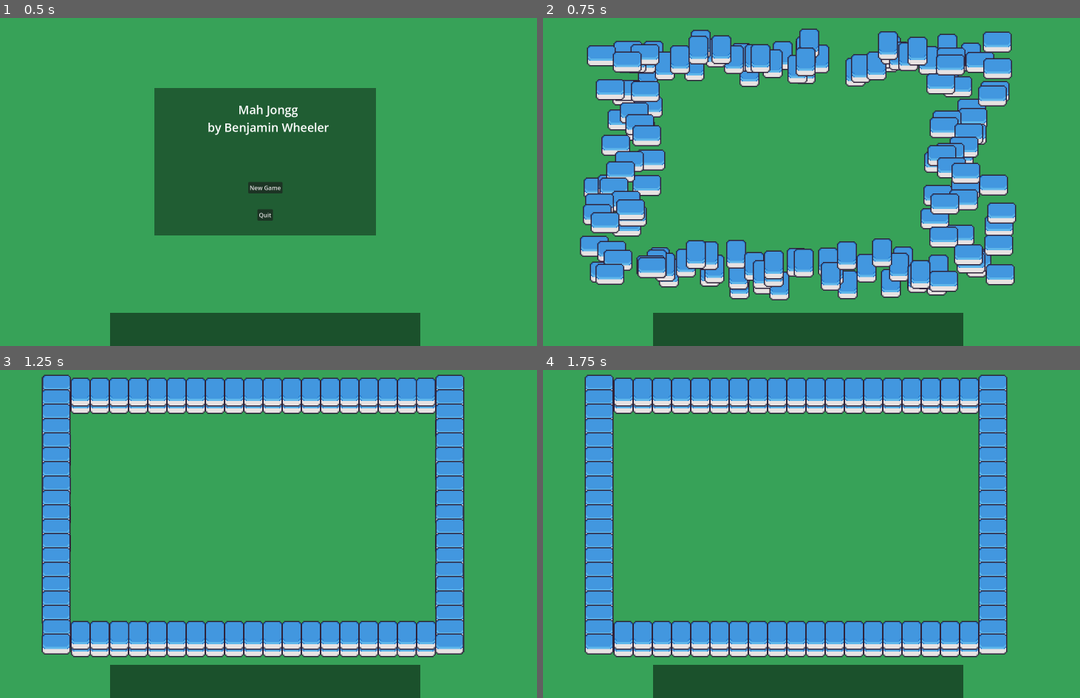
Above: before the commit, frames 1-4 (two rows, left to right).
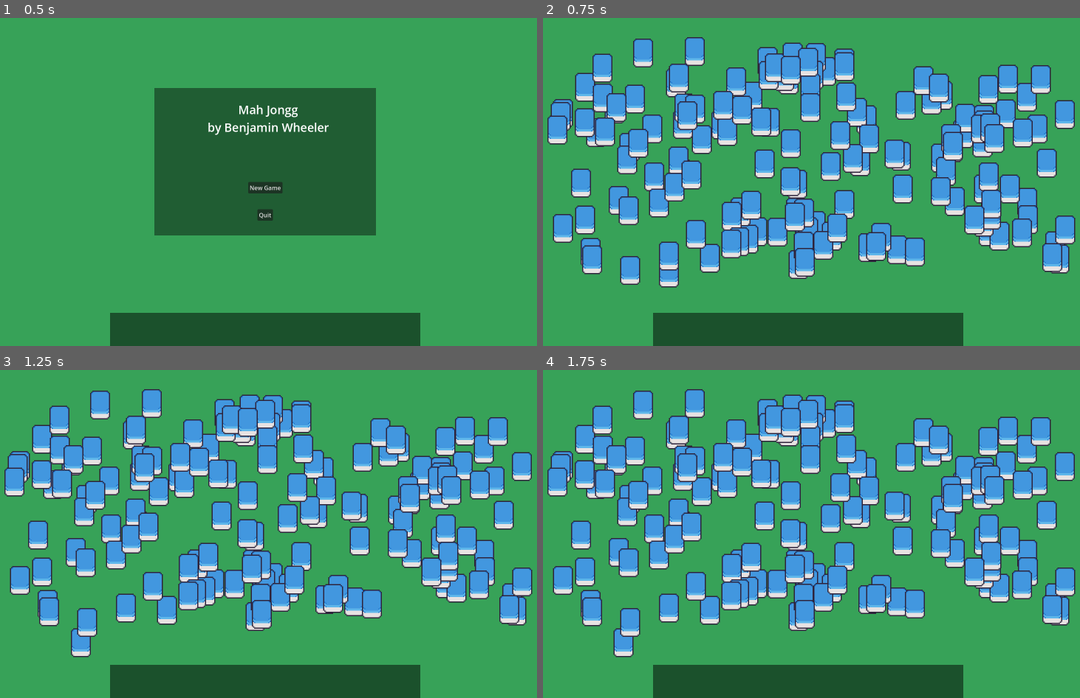
Above: after the commit, the same moments.

Repository: benjamin051000/Mahjongg
Game: Godot game, scene res://mahjongg.tscn
Two runs of this game, one before a commit and one after it. Both use one fixed random seed, a clock stepped at 60 frames per second and the inputs below.
Inputs (mouse positions are in pixels of both pictures, inside the frame that each line leads up to):
- Up to frame 1 (0.5 s): no input
- Up to frame 2 (0.75 s): click "New Game" at 0.5 s
- Up to frame 3 (1.25 s): no input
- Up to frame 4 (1.75 s): move the mouse to (940, 514) at 1.27 s; click (940, 514) at 1.35 s

Frame 1 is identical in both runs. In frame 2, 47% of the frame differs, in the area x 0-100%, y 3-87%; in frame 3, 50%, in the area x 0-100%, y 1-88%; in frame 4, 50%.
Error after the commit: Assertion failed. (res://tile.gd:64)

Commit message:
Reworked tile perspective-spritesheet selection logic. TODO BUG one tile in the test is invisible when face up. Is this a bug in the tile spawn (wrong index? no problem if so) or a perspective logic bug (bad)?

Diff:
--- a/tile.gd
+++ b/tile.gd
@@ -4,6 +4,8 @@
 var suit: String
 var value: int
 var faceup: bool
+# The "orientation" of the tile (see perspective dicts)
+var perspective = "bottom"
 
 # Interaction and location parameters
 var selected = false
@@ -12,45 +14,63 @@
 var frozen = false
 #var rest_nodes = []
 
+const suits = ["crak", "boo", "dot", "honor"] # TODO BUG TERRIBLE! THIS IS NOT SHARED WITH ONE IN mahjongg.gd!!!
 
-func freeze():
-	frozen = true
+func set_perspective(persp: String):
+	perspective = persp
+
+func turn_face_down():
+	# TODO add to setter
+	faceup = false
+	const face_down_offset = 2
+	var perspective_offset = _get_perspective_offset()
+	frame_coords = Vector2(perspective_offset, face_down_offset)
 
 
-func unfreeze():
-	frozen = false
-
-
-func turn_face_down():
-	frame_coords = Vector2(0, 2)
-	faceup = false
+func _get_suit_offset() -> int:
+	return suits.find(suit)
 
 
 func turn_face_up():
-	# Get the right value based on what was set before calling add_child()
-	const suits = ["crak", "boo", "dot", "honor"] # TODO BUG TERRIBLE! THIS IS NOT SHARED WITH ONE IN mahjongg.gd!!!
-	const first_suit_offset = 3
-	frame_coords = Vector2(value, first_suit_offset + suits.find(suit))
 	faceup = true
+	# The face up tiles start at row index 3.
+	const face_up_initial_offset = 3
+	# Additional offset based off the perspective (which side of the tile can you see?)
+	var perspective_offset = _get_perspective_offset()
+	# Additional offset (from crak (crak == O regradless of perspective)) for the suit (see suit enum for indices)
+	var suit_offset = _get_suit_offset()
+
+	var y = face_up_initial_offset + perspective_offset + suit_offset
+	frame_coords = Vector2(value - 1, y)  # Convert value to index
 
 
-func change_perspective(perspective: String):
-	# There are y values
-	const sprite_perspective_offsets_faceup = {"bottom": 1, "right": 3, "top": 0, "left": 2}
-	# These are x values
-	const sprite_perspective_offsets_facedown = {"bottom": 0, "right": 6, "top": 2, "left": 6}
-	if perspective not in sprite_perspective_offsets_facedown and perspective not in sprite_perspective_offsets_faceup:
-		print("ERROR")
-		get_tree().quit(1)
+func _get_perspective_offset() -> int:
+	# Returns the offset, in rows (x vals) from the very first face up tile
+	# that matches the given tile set. OR, if face-down, returns the row
+	if faceup:
+		# These are rows in the spritesheet, which are "y" values.
+		# These are the crak rows
+		const sprite_perspective_offsets_faceup = {"bottom": 5, "top": 0, "left": 10, "right": 10}
+		return sprite_perspective_offsets_faceup[perspective]
+	else:
+		# All the face down sprites are in a single row, so these are x values
+		const sprite_perspective_offsets_facedown = {"bottom": 0, "top": 2, "left": 6, "right": 6}
+		return sprite_perspective_offsets_facedown[perspective]
 
-	if faceup:
-		frame_coords.y = 3 + sprite_perspective_offsets_faceup[perspective]
-	else:
-		frame_coords.x = sprite_perspective_offsets_facedown[perspective]
+
+func _validate_fields():
+	# TODO use setters for this instead for extra validation!
+	# Value is not an index. We convert it to one when appropriate internally.
+	assert(value >= 1 and value <= 9)
+	assert(suit in suits)
+	assert(Vector2.ZERO <= rest_point and rest_point <= Vector2(1600,900))
+	#assert(perspective in ["bottom", "top", "left", "right"])
 
 
 # Called when the node enters the scene tree for the first time.
 func _ready():
+	_validate_fields()
+
 	SignalBus.tile_added_to_hand.connect(_on_hand_collect_tile_into_hand)
 	SignalBus.tile_removed_from_hand.connect(_on_hand_remove_tile_from_hand)
 	SignalBus.hand_reorder_tiles.connect(_on_hand_reorder_tiles)
@@ -61,11 +81,13 @@
 #	rest_point = rest_nodes[0].global_position  # Default resting position (may not be necessary)
 #	rest_nodes[0].select()  # Update color indicators
 
+
 func _on_control_gui_input(_event):
 	if Input.is_action_just_pressed("click") and not frozen:  # TODO does one of the nodes already have a frozen flag?
 		selected = true
 		move_to_front()
 		turn_face_up()
+
 
 func _physics_process(delta):
 	if selected:
@@ -76,6 +98,7 @@
 	else:
 		global_position = lerp(global_position, rest_point, 10 * delta)
 #		rotation = lerp_angle(rotation, 0, 10 * delta)
+
 
 func _input(event):
 	if event is InputEventMouseButton:
@@ -109,6 +132,7 @@
 	print("[Tile] out of hand")
 	in_hand = false
 
+
 func _on_hand_reorder_tiles(area: Area2D, new_rest_point: Vector2):
 	if area != $Area2D:
 		return
--- /dev/null
+++ b/tile_tester.gd
@@ -0,0 +1,81 @@
+extends Node2D
+
+# Straight from mahjongg.gd
+func spawn_tiles():
+	var tile_scene = preload("res://tile.tscn")
+	const suits = ["crak", "boo", "dot", "honor"]  # TODO BUG TERRIBLE! THIS IS NOT SHARED WITH ONE IN mahjongg.gd!!!
+	for suit in suits.slice(0, 3):
+		var tile = tile_scene.instantiate()
+		tile.suit = suit
+		tile.value = 1
+		#tile.position = Vector2(300 + 50 * (value + i), 200 + 100 * suits.find(suit))
+		tile.position = Vector2(randi_range(100, 1500), randi_range(100, 700))
+		tile.rest_point = tile.position
+		tile.frozen = true
+		tile.add_to_group("tiles")
+		add_child(tile)
+
+	# Winds and Dragons
+	# TODO these don't really have a "value", but it's convenient to match the normal tiles for now
+	for value in range(1, 7+1):
+		var tile = tile_scene.instantiate()
+		tile.suit = "honor"
+		tile.value = value
+		tile.position = Vector2(randi_range(100, 1500), randi_range(100, 700))
+		tile.rest_point = tile.position
+		tile.frozen = true
+		tile.add_to_group("tiles")
+		add_child(tile)
+	# Flowers and Jokers
+	for i in 1:
+		var tile = tile_scene.instantiate()
+		# TODO we don't have textures for these yet, so just use the ? tile for now I guess
+		tile.suit = "honor"
+		tile.value = 8
+		tile.position = Vector2(randi_range(100, 1500), randi_range(100, 700))
+		tile.rest_point = tile.position
+		tile.frozen = true
+		tile.add_to_group("tiles")
+		add_child(tile)
+
+# Called when the node enters the scene tree for the first time.
+func _ready():
+	test_tile_perspective()
+
+
+func test_tile_perspective():
+	spawn_tiles()
+
+	get_tree().call_group("tiles", "turn_face_up")
+	$StepLabel.text = "up"
+	await get_tree().create_timer(1).timeout
+	for persp in ["bottom", "top", "left", "right"]:
+		get_tree().call_group("tiles", "set_perspective", persp)
+		get_tree().call_group("tiles", "turn_face_up")
+		$StepLabel.text = "up " + persp
+		await get_tree().create_timer(1).timeout
+
+	get_tree().call_group("tiles", "turn_face_down")
+	$StepLabel.text = "down"
+	await get_tree().create_timer(1).timeout
+	for persp in ["bottom", "top", "left", "right"]:
+		get_tree().call_group("tiles", "set_perspective", persp)
+		get_tree().call_group("tiles", "turn_face_down")
+		$StepLabel.text = "down " + persp
+		await get_tree().create_timer(1).timeout
+
+	$StepLabel.text = "repetition test..."
+	await get_tree().create_timer(1).timeout
+
+	# Test back and forth
+	for persp in ["bottom", "top", "left", "right"]:
+		get_tree().call_group("tiles", "set_perspective", persp)
+		for i in 2:
+			get_tree().call_group("tiles", "turn_face_up")
+			$StepLabel.text = "up " + persp
+			await get_tree().create_timer(1).timeout
+			get_tree().call_group("tiles", "turn_face_down")
+			$StepLabel.text = "down " + persp
+			await get_tree().create_timer(1).timeout
+
+	get_tree().quit()
--- /dev/null
+++ b/tile_tester.tscn
@@ -0,0 +1,16 @@
+[gd_scene load_steps=3 format=3 uid="uid://dpsdkl4scl01i"]
+
+[ext_resource type="Script" path="res://tile_tester.gd" id="1_7pb2c"]
+
+[sub_resource type="Theme" id="Theme_ijqpn"]
+default_font_size = 50
+
+[node name="TileTester" type="Node2D"]
+script = ExtResource("1_7pb2c")
+
+[node name="StepLabel" type="Label" parent="."]
+offset_left = 266.0
+offset_top = 16.0
+offset_right = 1365.0
+offset_bottom = 93.0
+theme = SubResource("Theme_ijqpn")
